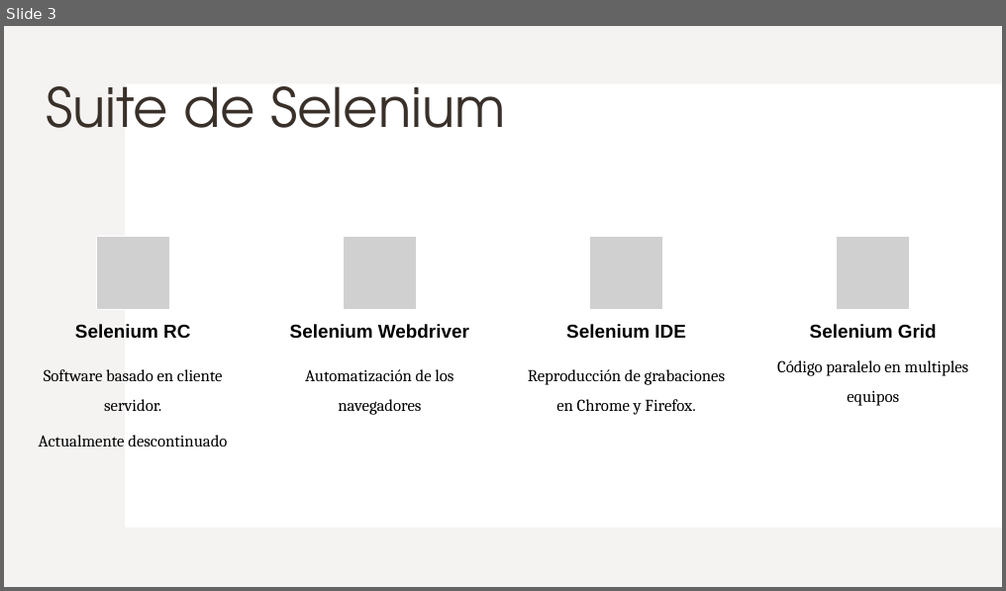
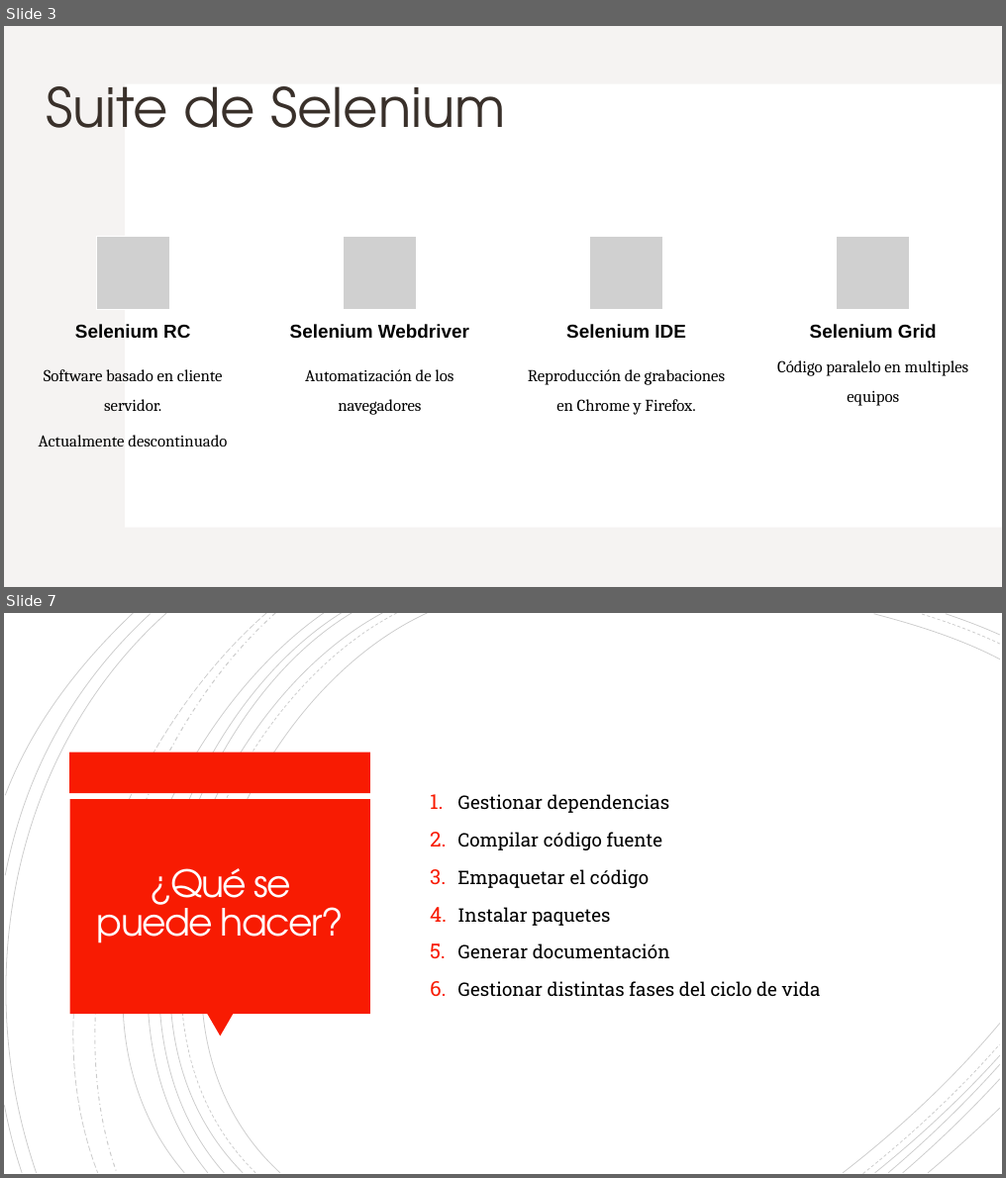
Before and after one commit to Charris1904/automation-qa-sessions, a slide deck: files/4. Selenium.pptx. Shown one above the other, each under a label of ours: slide 3 before the commit, slides 3 and 7 after it; the slides between them are not shown. The pictures are 1006x591 and 1006x1178 pixels, drawn with LibreOffice and Linux fonts; fonts in the diff are those of the drawing; grey boxes stand for pictures. Boxes give left, top, right and bottom in pixels: in the first picture for what was removed or moved away, otherwise in the second. Text is boxed around its words. In the diff, an @@ line names an element or a change of style, - is before the commit and + after.

```diff
--- a/files/4. Selenium.pptx
+++ b/files/4. Selenium.pptx
@@ slide 7 added at (4,613,1002,1174), background #FFFFFF @@
@@ group added at (4,613,1000,1174): 21 freeform shapes @@
@@ rectangle added at (70,753,371,793), fill #F81B02 @@
@@ rectangle added at (70,799,370,1014), fill #F81B02 @@
@@ text added at (457,794,821,996), 18 pt, text #000000 @@
+1. Gestionar dependencias
+2. Compilar código fuente
+3. Empaquetar el código
+4. Instalar paquetes
+5. Generar documentación
+6. Gestionar distintas fases del ciclo de vida
@@ title added at (97,868,344,944), 36 pt, text #FFFEFF @@
+¿Qué se puede hacer?
@@ triangle added at (207,1014,233,1037), fill #F81B02 @@
```
Also in this commit, not shown: 9 other slides added, 1 slide removed.
